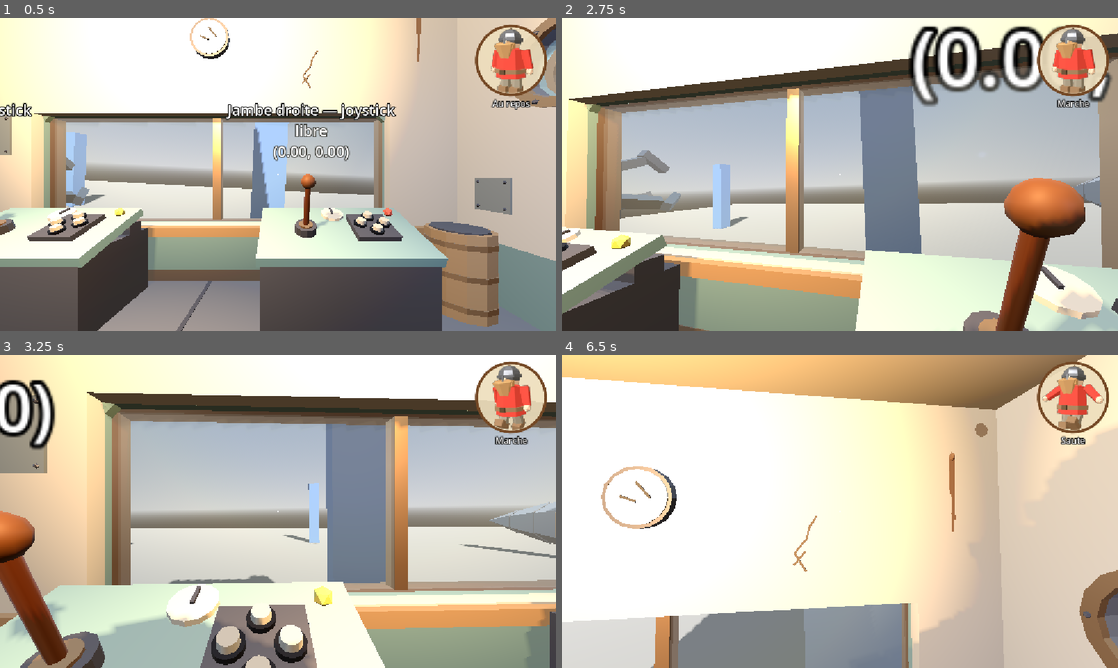
Above: before the commit, frames 1-4 (two rows, left to right).
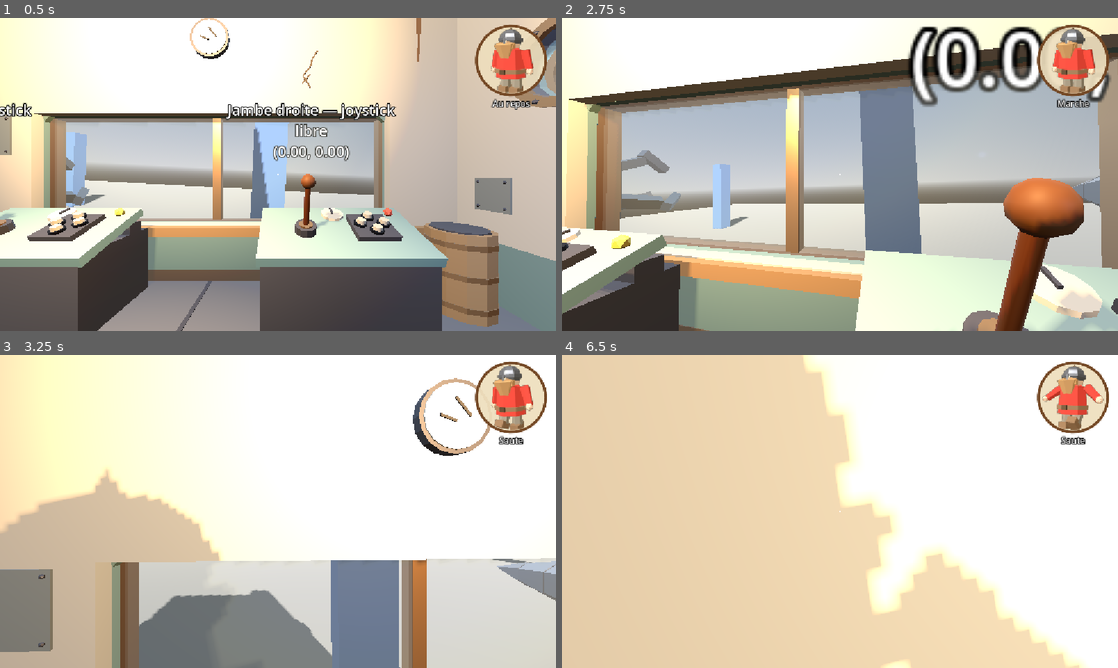
Above: after the commit, the same moments.

Repository: Marchma0/Robot-The-Bot
Game: Godot game, scene res://tests/sandbox_circulation.tscn
Two runs of this game, one before a commit and one after it. Both use one fixed random seed, a clock stepped at 60 frames per second and the inputs below. This scene is started directly instead of the project's main scene.
Inputs (mouse positions are in pixels of both pictures, inside the frame that each line leads up to):
- Up to frame 1 (0.5 s): no input
- Up to frame 2 (2.75 s): move the mouse to (834, 180) at 0.52 s; hold Ctrl (crouch) 0.53-1.28 s; hold W (move_forward) from 0.53 s (still down); tap Space (jump) at 0.77, 1.52 s; move the mouse to (878, 177) at 1.27 s; tap B (emote_wheel) at 1.35 s; move the mouse to (795, 171) at 2.02 s; press the mouse at (795, 171) at 2.03 s
- Up to frame 3 (3.25 s): move the mouse to (283, 511) at 2.77 s; release W (move_forward) at 2.78 s; release the mouse at (283, 511) at 2.78 s; hold A (move_left) from 2.78 s (still down); tap E (interact) at 2.85 s; tap Space (jump) at 3.02 s
- Up to frame 4 (6.5 s): move the mouse to (817, 505) at 3.52 s; release A (move_left) at 3.53 s; hold Ctrl (crouch) 3.53-4.28 s; hold W (move_forward) 3.53-5.78 s; tap Space (jump) at 3.77, 4.52, 6.02 s; move the mouse to (867, 511) at 4.27 s; tap B (emote_wheel) at 4.35 s; move the mouse to (812, 511) at 5.02 s; press the mouse at (812, 511) at 5.03 s; move the mouse to (851, 505) at 5.77 s; release the mouse at (851, 505) at 5.78 s; hold D (move_right) from 5.78 s (still down); tap E (interact) at 5.85 s

Frame 1 is identical in both runs. In frame 2, 1.9% of the frame differs, in the area x 0-100%, y 2-100%; in frame 3, 77%; in frame 4, 94%, in the area x 0-100%, y 0-100%.

Commit message:
Toilettes agrandies : on peut fermer la porte debout
Co-Authored-By: Claude Opus 5.5 <noreply@anthropic.com>

Diff:
--- a/scenes/mecha/mecha.tscn
+++ b/scenes/mecha/mecha.tscn
@@ -110,7 +110,7 @@
 size = Vector3(0.26, 0.24, 0.26)
 
 [sub_resource type="BoxShape3D" id="Shape_ToiletFront"]
-size = Vector3(1, 1.6, 0.05)
+size = Vector3(1.35, 1.6, 0.05)
 
 [sub_resource type="BoxShape3D" id="Shape_ToiletSide"]
 size = Vector3(0.06, 1.6, 0.12)
@@ -232,11 +232,11 @@
 shape = SubResource("Shape_HeadPot")
 
 [node name="ToiletFront" type="CollisionShape3D" parent="Hull"]
-transform = Transform3D(1, 0, 0, 0, 1, 0, 0, 0, 1, -1.7, 6.4, 0.905)
+transform = Transform3D(1, 0, 0, 0, 1, 0, 0, 0, 1, -1.525, 6.4, 0.905)
 shape = SubResource("Shape_ToiletFront")
 
 [node name="ToiletSide" type="CollisionShape3D" parent="Hull"]
-transform = Transform3D(1, 0, 0, 0, 1, 0, 0, 0, 1, -1.2, 6.4, 1.84)
+transform = Transform3D(1, 0, 0, 0, 1, 0, 0, 0, 1, -0.85, 6.4, 1.84)
 shape = SubResource("Shape_ToiletSide")
 
 [node name="ToiletBowl" type="CollisionShape3D" parent="Hull"]
@@ -394,7 +394,7 @@
 transform = Transform3D(1, 0, 0, 0, 1, 0, 0, 0, 1, -0.3, 5.4, -0.1)
 
 [node name="ToiletDoor" parent="." instance=ExtResource("12_door")]
-transform = Transform3D(1, 0, 0, 0, 1, 0, 0, 0, 1, -1.2, 5.6, 0.93)
+transform = Transform3D(1, 0, 0, 0, 1, 0, 0, 0, 1, -0.85, 5.6, 0.93)
 
 [node name="Props" type="Node3D" parent="."]
 
Binary file changed: assets/models/mecha.glb
Not shown, changed: blender/mecha.blend
Not shown, changed: docs/decisions.md
